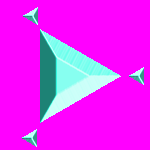
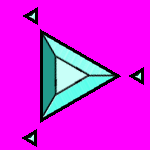
Before/after of a 150 × 150 layered artwork. What changed in the layer stack:
added layer "레이어 11" above "레이어 6" over [42, 32, 116, 118]
